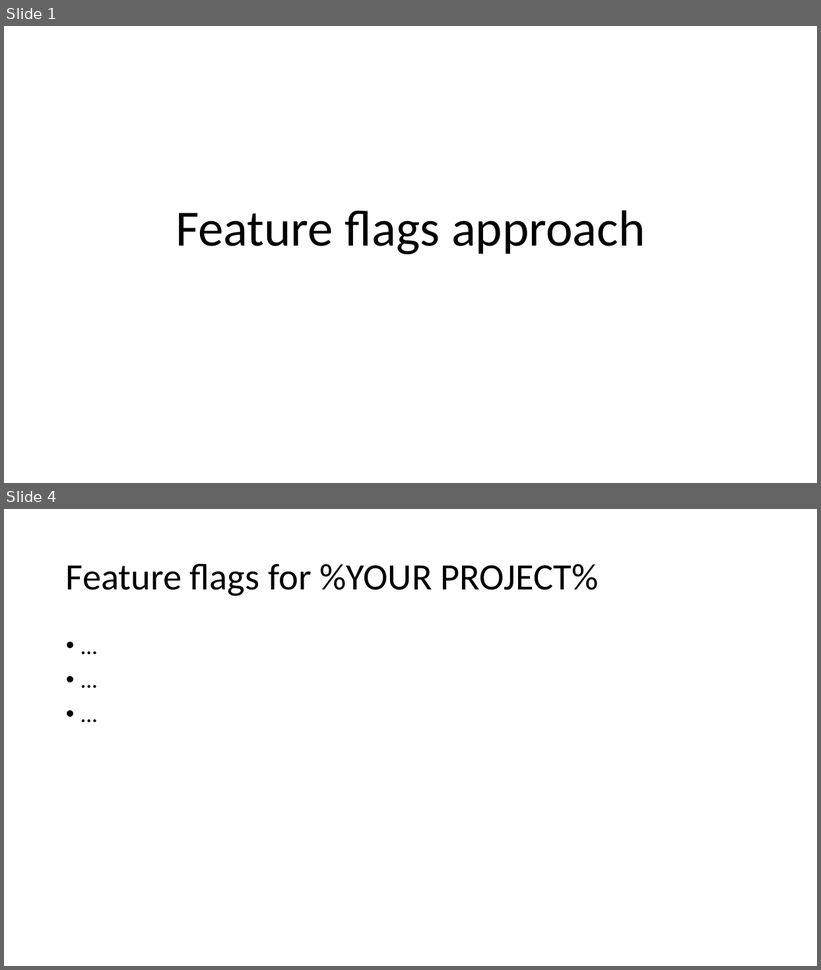
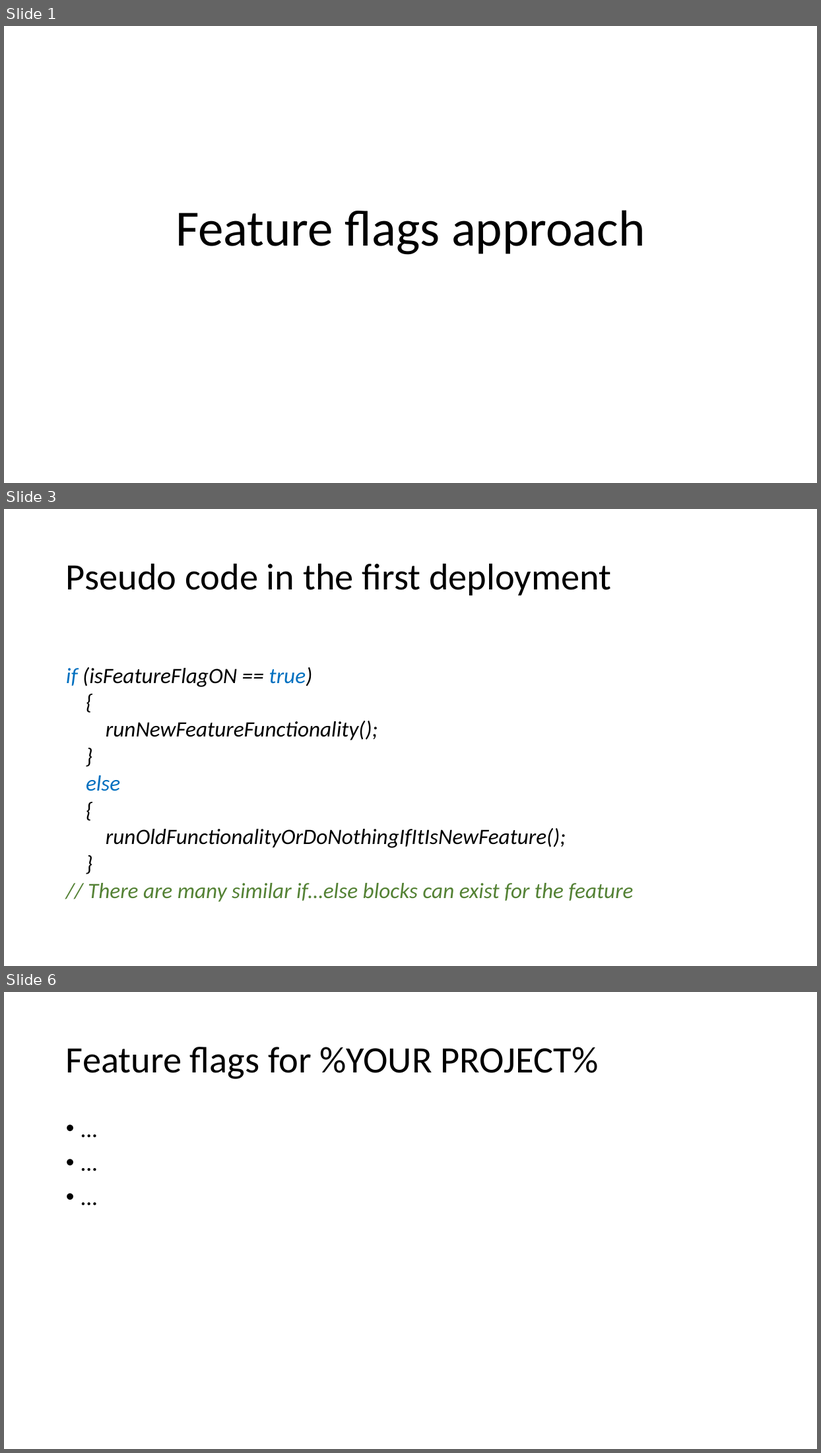
Before and after one commit to magicmanam/slides, a slide deck: Feature Flags.pptx. Shown one above the other, each under a label of ours: slides 1 and 4 before the commit, slides 1, 3 and 6 after it; the slides between them are not shown. The pictures are 821x970 and 821x1453 pixels, drawn with LibreOffice and Linux fonts; fonts in the diff are those of the drawing. Boxes give left, top, right and bottom in pixels: in the first picture for what was removed or moved away, otherwise in the second. Text is boxed around its words. In the diff, an @@ line names an element or a change of style, - is before the commit and + after.

```diff
--- a/Feature Flags.pptx
+++ b/Feature Flags.pptx
@@ slide 3 added at (4,509,817,966), background #FFFFFF @@
@@ title added at (66,563,611,595), 44 pt, text #000000 @@
+Pseudo code in the first deployment
@@ text added at (66,667,634,902), 25.9 pt, text #000000, italic @@
+if (isFeatureFlagON == true)
+{
+runNewFeatureFunctionality();
+}
+else
+{
+runOldFunctionalityOrDoNothingIfItIsNewFeature();
+}
+// There are many similar if…else blocks can exist for the feature
@@ what was slide 4 is now slide 6 @@
```
Also in this commit, not shown: 7 slides changed, 1 other slide added.
